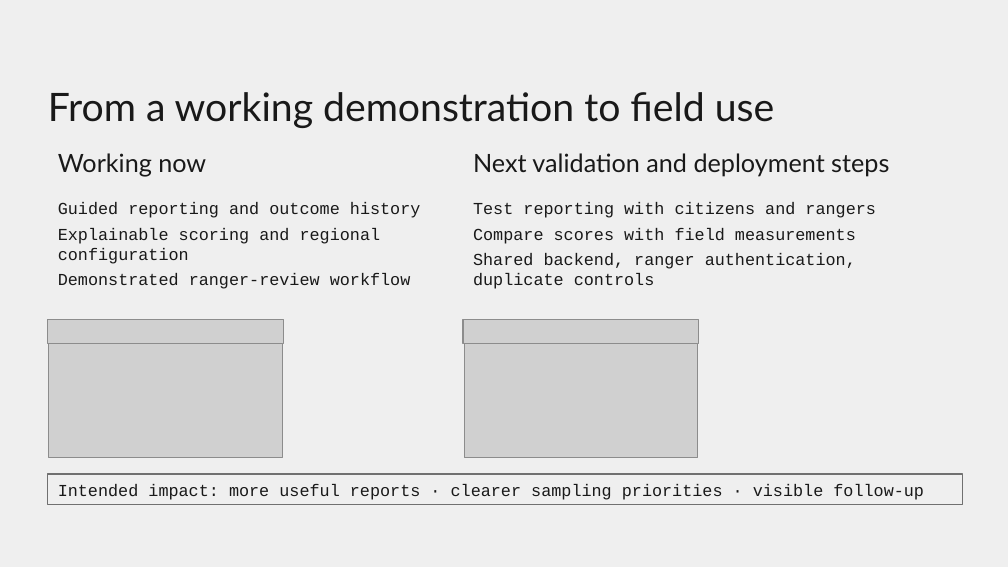
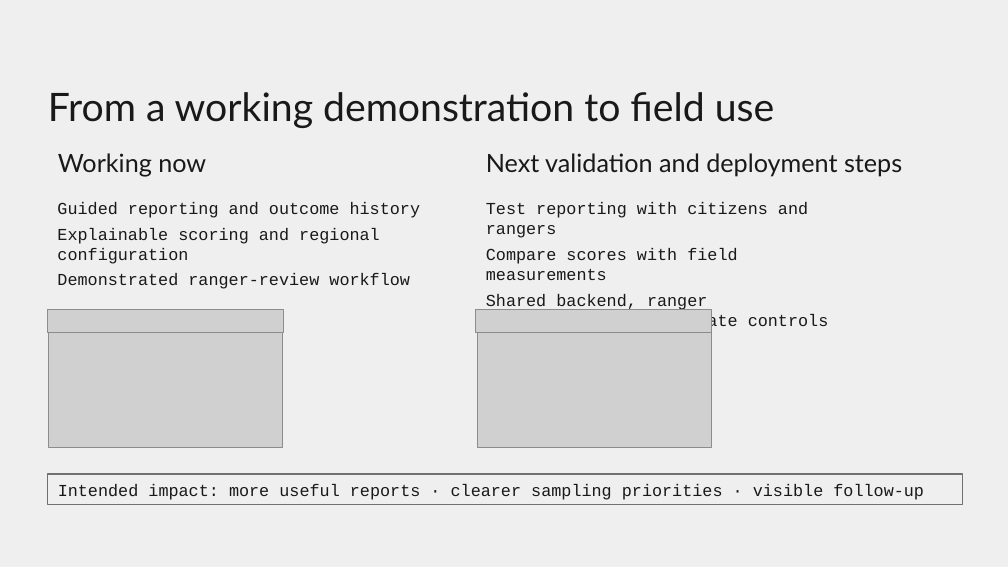
Before and after one commit to NathanDiep123/Verdant, a slide deck: slide 3 of docs/presentation/verdant-presentation.pptx. Drawn at 1008x567 pixels with LibreOffice and Linux fonts; fonts in the diff are those of the drawing; grey boxes stand for pictures; background and template pictures are left out. Boxes give left, top, right and bottom in pixels: in the first picture for what was removed or moved away, otherwise in the second. Text is boxed around its words. In the diff, an @@ line names an element or a change of style, - is before the commit and + after.

Commit message:
Polish the presentation layout and refresh the slide picture

```diff
--- a/docs/presentation/verdant-presentation.pptx
+++ b/docs/presentation/verdant-presentation.pptx
@@ title "Next validation and deployment steps": place and size @@
-title "Next validation and deployment steps" at bbox=[473, 153, 889, 177]
+title "Next validation and deployment steps" at bbox=[486, 153, 902, 177]
@@ subtitle "Test reporting with citizens and ..." rewrapped from bbox=[473, 202, 876, 289] to bbox=[486, 202, 829, 331] @@
@@ picture: place and size @@
-picture at bbox=[47, 320, 283, 343]
+picture at bbox=[47, 309, 283, 333]
@@ picture: place and size @@
-picture at bbox=[463, 320, 699, 343]
+picture at bbox=[476, 309, 712, 333]
@@ picture: place and size @@
-picture at bbox=[49, 343, 283, 458]
+picture at bbox=[49, 333, 283, 448]
@@ picture: place and size @@
-picture at bbox=[465, 343, 699, 458]
+picture at bbox=[478, 333, 712, 448]
```
Also in this commit, not shown: 2 other slides changed, 3 other files.
